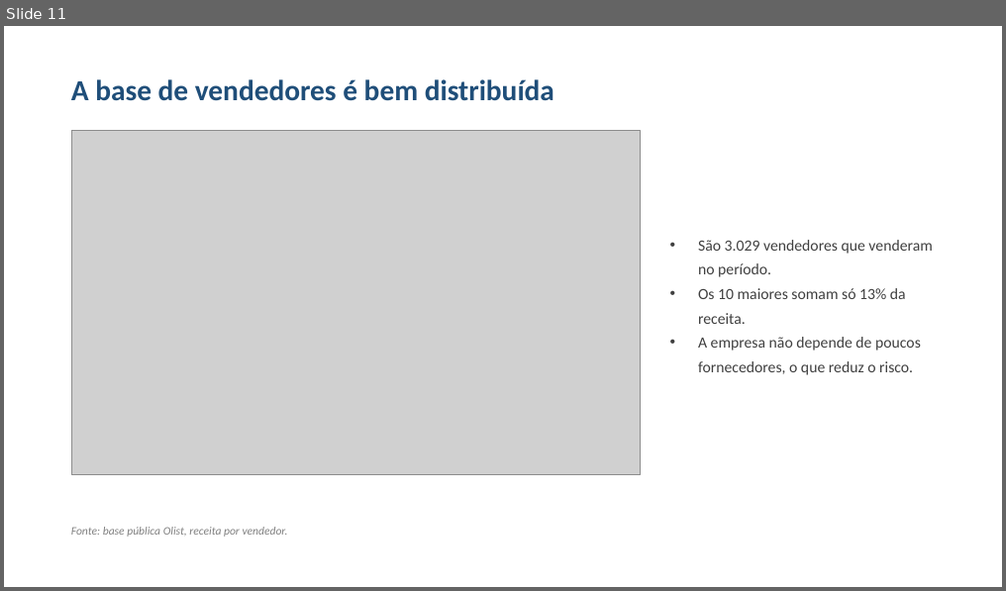
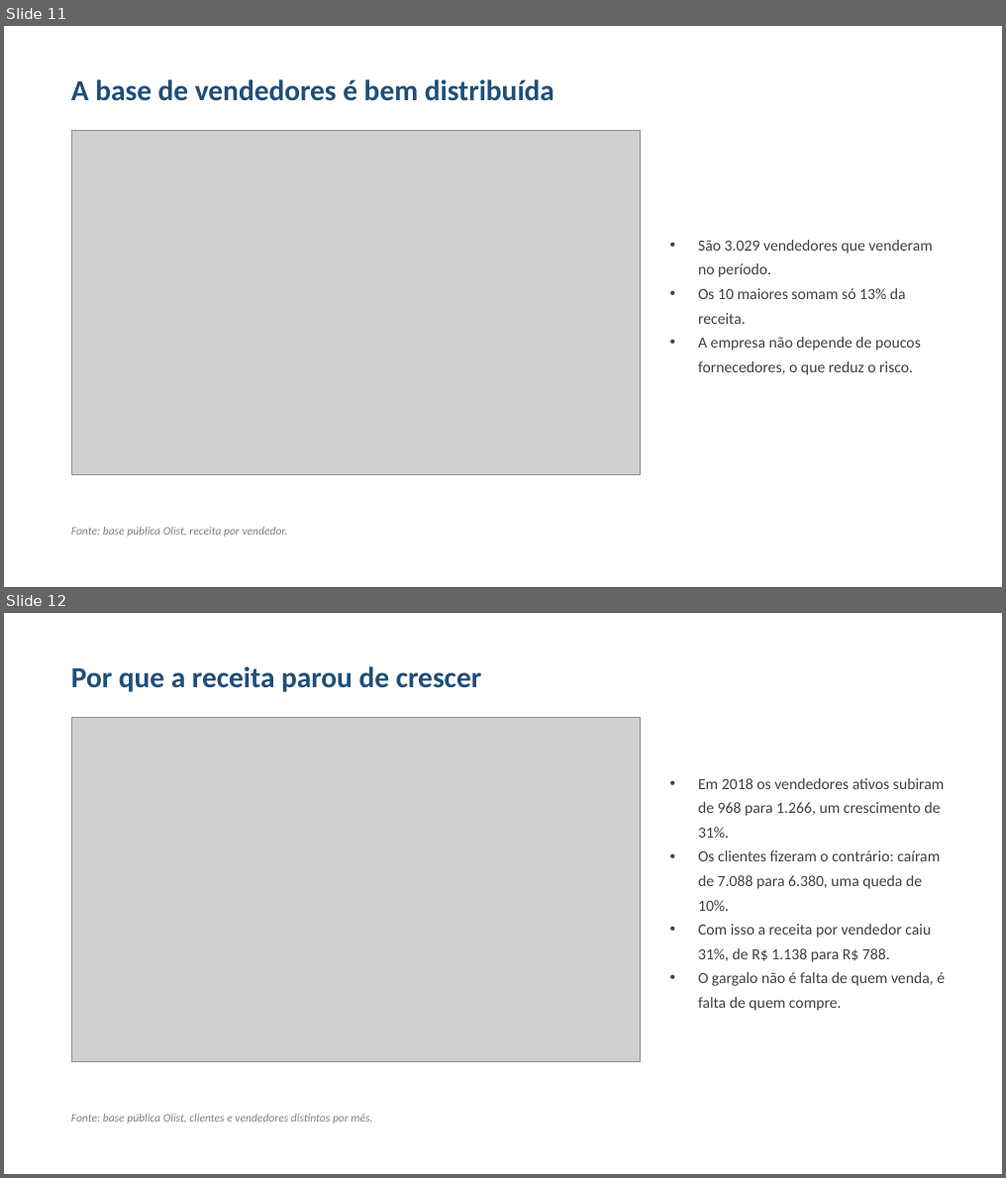
Before and after one commit to evanioac-web/tech-challenge-fase1-olist, a slide deck: relatorios/apresentacao_crescimento_receita.pptx. Shown one above the other, each under a label of ours: slide 11 before the commit, slides 11 and 12 after it. The pictures are 1006x591 and 1006x1178 pixels, drawn with LibreOffice and Linux fonts; fonts in the diff are those of the drawing; grey boxes stand for pictures. Boxes give left, top, right and bottom in pixels: in the first picture for what was removed or moved away, otherwise in the second. Text is boxed around its words. In the diff, an @@ line names an element or a change of style, - is before the commit and + after.

```diff
--- a/relatorios/apresentacao_crescimento_receita.pptx
+++ b/relatorios/apresentacao_crescimento_receita.pptx
@@ slide 12 added at <box>4,613,1002,1174</box>, background #FFFFFF @@
@@ text added at <box>71,666,481,692</box>, 28 pt, text #1F4E79, bold @@
+Por que a receita parou de crescer
@@ picture added at <box>71,718,641,1062</box> @@
@@ text added at <box>698,778,944,1011</box>, 15 pt, text #404040 @@
+• Em 2018 os vendedores ativos subiram de 968 para 1.266, um crescimento de 31%.
+• Os clientes fizeram o contrário: caíram de 7.088 para 6.380, uma queda de 10%.
+• Com isso a receita por vendedor caiu 31%, de R$ 1.138 para R$ 788.
+• O gargalo não é falta de quem venda, é falta de quem compre.
@@ text added at <box>71,1114,372,1124</box>, 11 pt, text #808080, italic @@
+Fonte: base pública Olist, clientes e vendedores distintos por mês.
```
Also in this commit, not shown: 4 slides changed, 1 other slide added, 3 other files.
